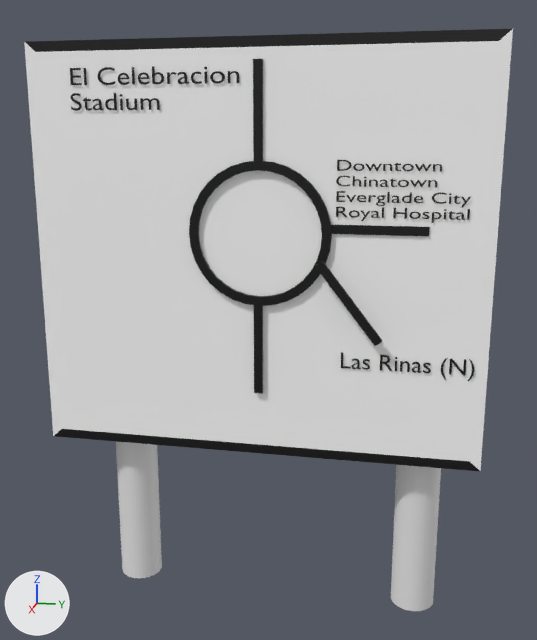
An edit to the FBX model Assets/Models/UK_Roundabout_sign_4.fbx, drawn before and after from the same camera.
Camera for both pictures: a camera (50 mm lens) standing at (62.5, 15.0, 41.5) and looking at (-0.9, 2.4, 25.6). Every picture has the same lights, and +X, +Y and +Z are marked at lower left. Where no turn or scale is listed for an object, it has been applied to the vertices.
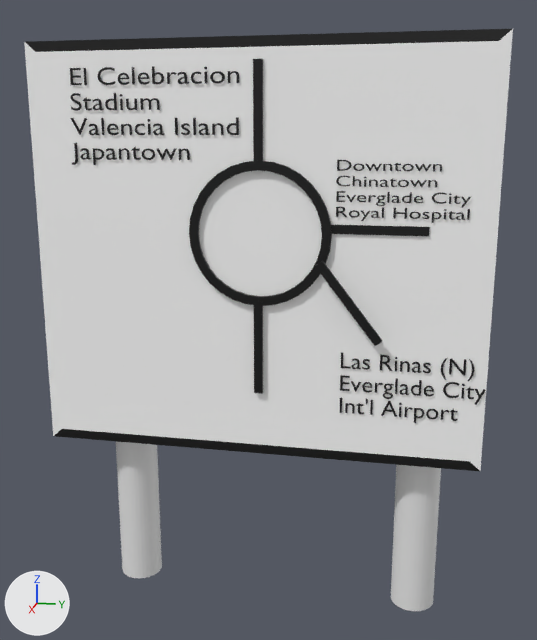
Location of each change, [x1, y1, x2, y2] in pixels of the pictures (537 x 640 px):
'Text', reshaped (120% taller): before [70, 67, 239, 111]; after [70, 67, 239, 165]
'Text.001', reshaped (10% wider, 145% taller): before [341, 353, 474, 381]; after [340, 353, 486, 423]
part 1 of me_text, added: after [179, 149, 190, 160]
part 2 of me_text, added: after [142, 148, 155, 160]
part 3 of me_text, added: after [131, 146, 141, 160]
part 4 of me_text, added: after [119, 148, 130, 160]
part 5 of me_text, added: after [106, 148, 117, 160]
part 6 of me_text, added: after [80, 148, 91, 160]
part 7 of me_text, added: after [227, 117, 239, 135]
part 8 of me_text, added: after [212, 123, 224, 135]
part 9 of me_text, added: after [199, 123, 210, 135]
part 10 of me_text, added: after [193, 118, 196, 135]
part 11 of me_text, added: after [153, 123, 164, 135]
part 12 of me_text, added: after [135, 124, 145, 135]
part 13 of me_text, added: after [121, 124, 132, 135]
part 14 of me_text, added: after [107, 124, 119, 135]
part 15 of me_text, added: after [101, 118, 104, 135]
part 16 of me_text, added: after [89, 124, 100, 135]
part 17 of me_text, added: after [181, 123, 190, 135]
part 18 of me_text, added: after [93, 148, 104, 165]
part 19 of me_text, added: after [72, 143, 78, 165]
part 20 of me_text, added: after [157, 149, 176, 160]
part 21 of me_text, added: after [71, 118, 87, 135]
part 22 of me_text, added: after [175, 118, 178, 135]
part 23 of me_text_005, added: after [345, 403, 355, 414]
part 24 of me_text_005, added: after [400, 384, 409, 395]

Diff of the bpy script that builds the scene:
```diff
--- a/Assets/Models/UK_Roundabout_sign_4.fbx.py
+++ b/Assets/Models/UK_Roundabout_sign_4.fbx.py
@@ me_text @@
-me_text.from_pydata(...)  # 1595 vertices, 1565 faces; spans x 0.0, y 0.1..14.57, z -2.02..1.38
+me_text.from_pydata(...)  # 3459 vertices, 3399 faces; spans x 0.0, y -0.15..14.57, z -6.46..1.38
+# me_text part 1: the loose piece of 57 vertices spanning x 0.0, y 13.63..14.57, z 0.0..0.92 is copied, and the copy is moved by (0.0, -4.25, -6.0); it spans x 0.0, y 9.38..10.33, z -6.0..-5.08
+# me_text part 2: the loose piece of 96 vertices spanning x 0.0, y 12.2..13.39, z -0.02..0.92 is copied, and the copy is moved by (0.0, -6.04, -6.0); it spans x 0.0, y 6.16..7.35, z -6.02..-5.08
+# me_text part 3: the loose piece of 58 vertices spanning x 0.0, y 1.14..1.97, z -2.02..-0.92 is copied, and the copy is moved by (0.0, 4.1, -4.0); it spans x 0.0, y 5.24..6.07, z -6.02..-4.92
+# me_text part 4: the loose piece of 57 vertices spanning x 0.0, y 13.63..14.57, z 0.0..0.92 is copied, and the copy is moved by (0.0, -9.49, -6.0); it spans x 0.0, y 4.15..5.09, z -6.0..-5.08
+# me_text part 5: the loose piece of 174 vertices spanning x 0.0, y 2.03..2.99, z -2.02..-1.08 is copied, and the copy is moved by (0.0, 0.96, -4.0); it spans x 0.0, y 3.0..3.95, z -6.02..-5.08
+# me_text part 6: the loose piece of 174 vertices spanning x 0.0, y 2.03..2.99, z -2.02..-1.08 is copied, and the copy is moved by (0.0, -1.35, -4.0); it spans x 0.0, y 0.69..1.65, z -6.02..-5.08
+# me_text part 7: the loose piece of 78 vertices spanning x 0.0, y 3.14..4.16, z -2.0..-0.64 is copied, and the copy is moved by (0.0, 10.34, -2.0); it spans x 0.0, y 13.49..14.5, z -4.0..-2.64
+# me_text part 8: the loose piece of 57 vertices spanning x 0.0, y 13.63..14.57, z 0.0..0.92 is copied, and the copy is moved by (0.0, -1.35, -4.0); it spans x 0.0, y 12.28..13.22, z -4.0..-3.08
+# me_text part 9: the loose piece of 174 vertices spanning x 0.0, y 9.47..10.43, z -0.02..0.92 is copied, and the copy is moved by (0.0, 1.66, -4.0); it spans x 0.0, y 11.13..12.09, z -4.02..-3.08
+# me_text part 10: the loose piece of 4 vertices spanning x 0.0, y 5.6..5.82, z 0.0..1.36 is copied, and the copy is moved by (0.0, 5.08, -4.0); it spans x 0.0, y 10.68..10.91, z -4.0..-2.64
+# me_text part 11: the loose piece of 174 vertices spanning x 0.0, y 9.47..10.43, z -0.02..0.92 is copied, and the copy is moved by (0.0, -2.22, -4.0); it spans x 0.0, y 7.25..8.21, z -4.02..-3.08
+# me_text part 12: the loose piece of 98 vertices spanning x 0.0, y 10.57..11.47, z -0.02..0.92 is copied, and the copy is moved by (0.0, -4.92, -4.0); it spans x 0.0, y 5.65..6.55, z -4.02..-3.08
+# me_text part 13: the loose piece of 57 vertices spanning x 0.0, y 13.63..14.57, z 0.0..0.92 is copied, and the copy is moved by (0.0, -9.18, -4.0); it spans x 0.0, y 4.46..5.4, z -4.0..-3.08
+# me_text part 14: the loose piece of 99 vertices spanning x 0.0, y 4.35..5.36, z -0.02..0.92 is copied, and the copy is moved by (0.0, -1.13, -4.0); it spans x 0.0, y 3.21..4.22, z -4.02..-3.08
+# me_text part 15: the loose piece of 4 vertices spanning x 0.0, y 1.41..1.63, z 0.0..1.36 is copied, and the copy is moved by (0.0, 1.32, -4.0); it spans x 0.0, y 2.73..2.95, z -4.0..-2.64
+# me_text part 16: the loose piece of 174 vertices spanning x 0.0, y 2.03..2.99, z -2.02..-1.08 is copied, and the copy is moved by (0.0, -0.47, -2.0); it spans x 0.0, y 1.57..2.53, z -4.02..-3.08
+# me_text part 17: a new loose piece of 134 vertices spanning x 0.0, y 9.67..10.42, z -4.02..-3.08, in mat_material_024 (black #000000)
+# me_text part 18: a new loose piece of 78 vertices spanning x 0.0, y 1.83..2.84, z -6.46..-5.1, in mat_material_024 (black #000000)
+# me_text part 19: a new loose piece of 41 vertices spanning x 0.0, y -0.15..0.43, z -6.46..-4.64, in mat_material_024 (black #000000)
+# me_text part 20: a new loose piece of 13 vertices spanning x 0.0, y 7.44..9.23, z -6.02..-5.1, in mat_material_024 (black #000000)
+# me_text part 21: 7 vertices added at x 0.0, y 0.0..1.5, z -4.01..-2.64
+# me_text part 22: 4 vertices added at x 0.0, y 9.13..9.37, z -4.0..-2.64
 me_text.materials.append(mat_material_024)
@@ me_text_005 @@
-me_text_005.from_pydata(...)  # 935 vertices, 917 faces; spans x 0.0, y 0.15..11.08, z -0.46..1.39
+me_text_005.from_pydata(...)  # 2469 vertices, 2415 faces; spans x 0.0, y 0.15..12.1, z -4.46..1.39
+# me_text_005 part 23: the loose piece of 57 vertices spanning x 0.0, y 5.1..5.88, z 0.0..0.92 is copied, and the copy is moved by (0.0, -4.45, -4.0); it spans x 0.0, y 0.64..1.42, z -4.0..-3.08
+# me_text_005 part 24: the loose piece of 174 vertices spanning x 0.0, y 6.06..6.85, z -0.02..0.92 is copied, and the copy is moved by (0.0, -0.92, -2.0); it spans x 0.0, y 5.14..5.93, z -2.02..-1.08
+# me_text_005 part 25: 1199 vertices added at x 0.0, y 0.16..12.1, z -4.46..-0.62
 me_text_005.materials.append(mat_material_025)
```
